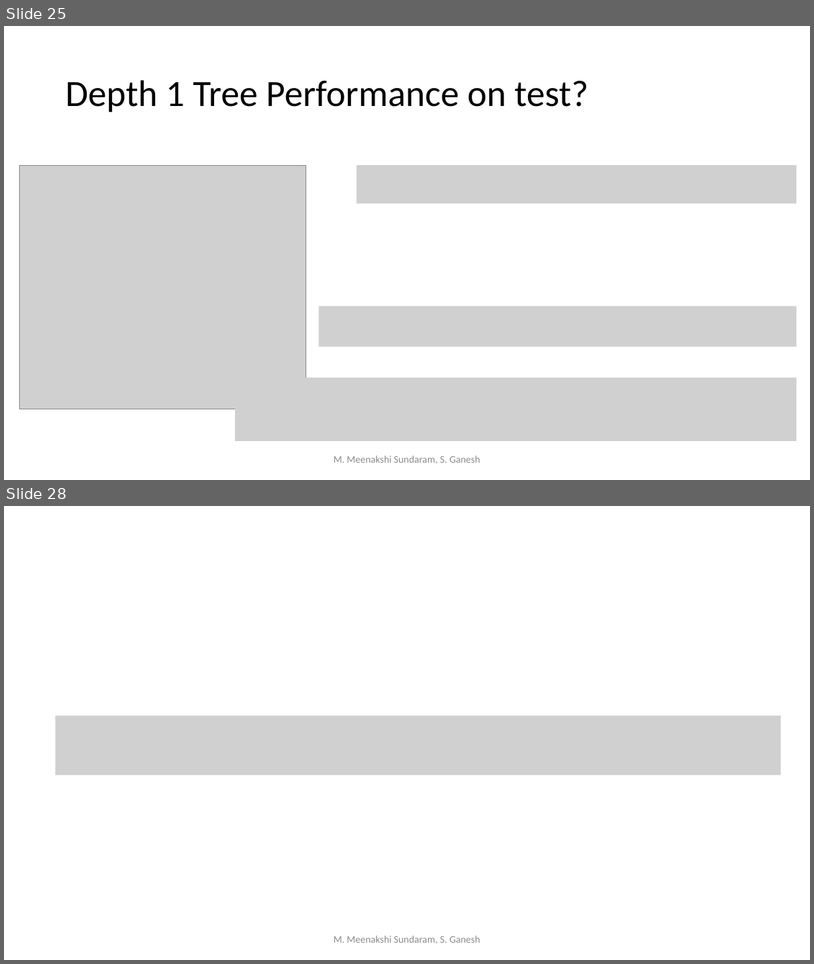
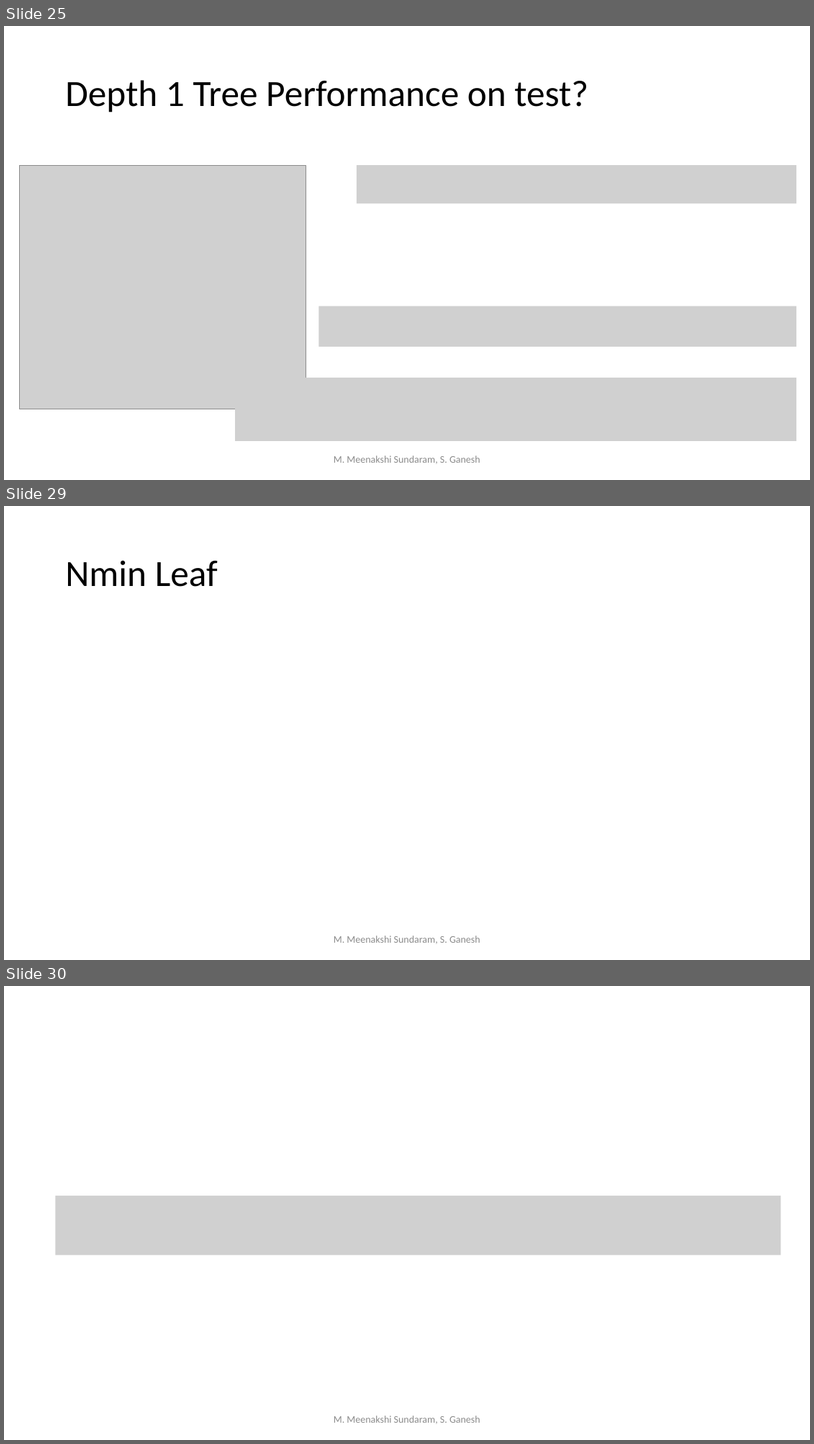
Before and after one commit to meenakshsundaram/AIML, a slide deck: Notes/Decision_Trees.pptx. Shown one above the other, each under a label of ours: slides 25 and 28 before the commit, slides 25, 29 and 30 after it; the slides between them are not shown. The pictures are 814x964 and 814x1444 pixels, drawn with LibreOffice and Linux fonts; fonts in the diff are those of the drawing; grey boxes stand for pictures. Boxes give left, top, right and bottom in pixels: in the first picture for what was removed or moved away, otherwise in the second. Text is boxed around its words. In the diff, an @@ line names an element or a change of style, - is before the commit and + after.

```diff
--- a/Notes/Decision_Trees.pptx
+++ b/Notes/Decision_Trees.pptx
@@ slide 29 added at (4,506,810,960), background #FFFFFF @@
@@ title added at (65,560,218,587), 44 pt, text #000000 @@
+Nmin Leaf
@@ text added at (334,935,481,944), 12 pt, text #8C8C8C @@
+M. Meenakshi Sundaram, S. Ganesh
@@ what was slide 28 is now slide 30 @@
```
Also in this commit, not shown: 2 slides changed, 1 other slide added.
